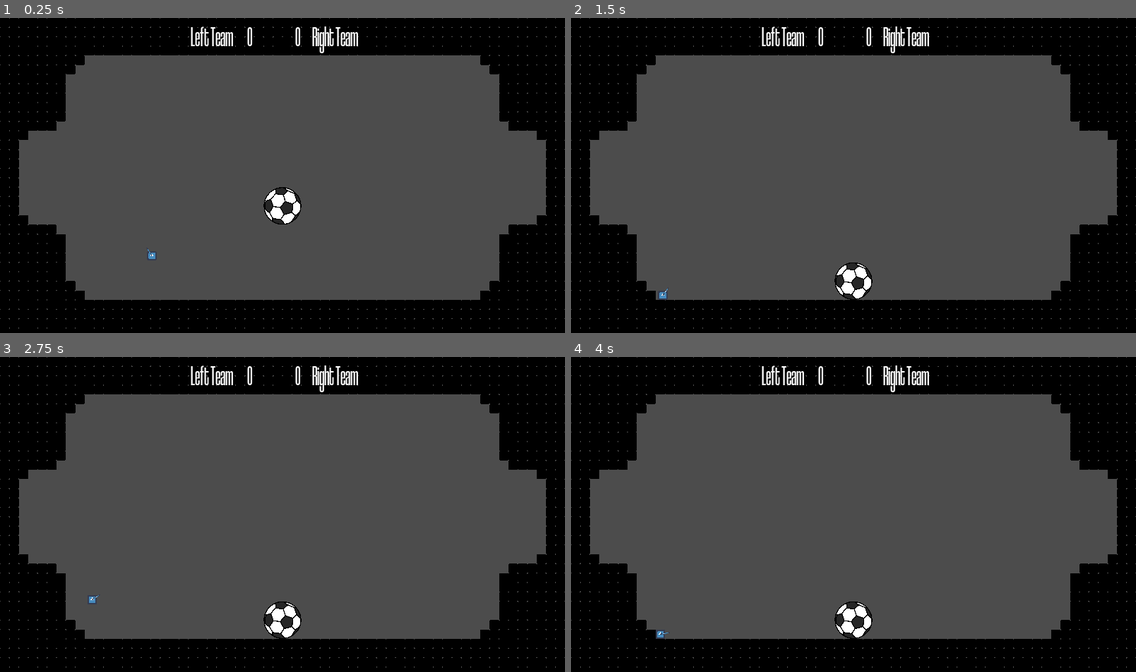
Above: before the commit, frames 1-4 (two rows, left to right).
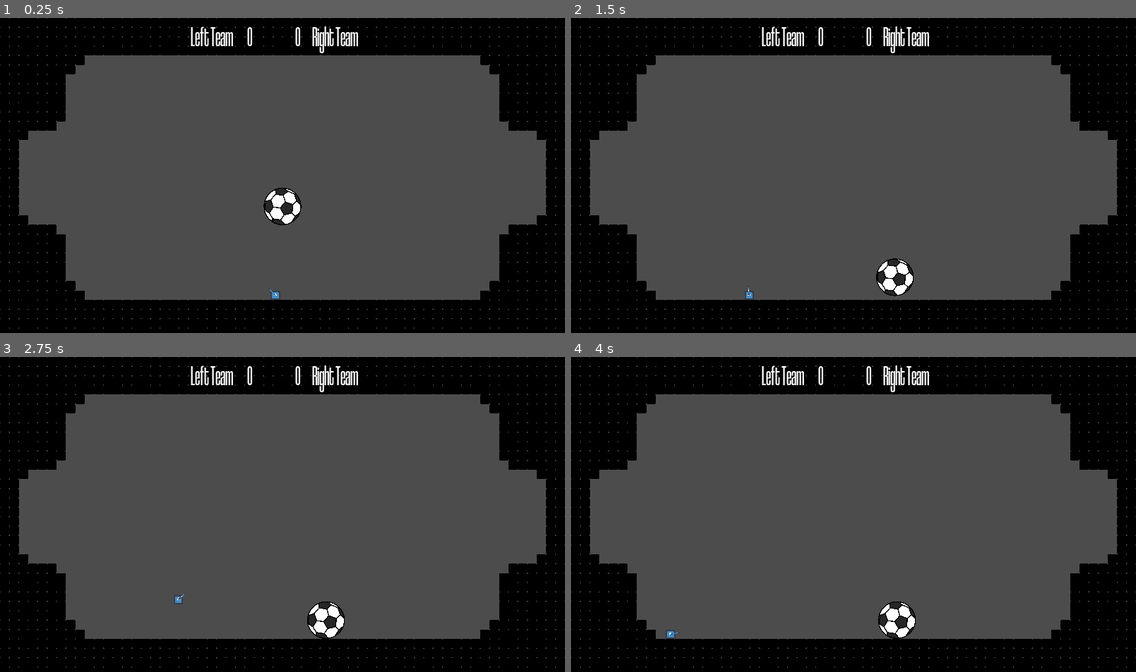
Above: after the commit, the same moments.

Repository: fijaniques/Shootball2D
Game: Godot game, scene res://Scenes/BaseMap/BaseMap.tscn
The game is run twice, just before and just after one commit, with the same random seed, the same clock (stepped at 60 frames per second) and the same inputs. The engine's default icon, where the game draws it, is replaced by a stand-in: a white triangle on a blue panel in a dark square.
Inputs (mouse positions are in pixels of both pictures, inside the frame that each line leads up to):
- Up to frame 1 (0.25 s): no input
- Up to frame 2 (1.5 s): tap Enter (ui_accept) at 0.5, 0.77 s; move the mouse to (977, 159) at 0.52 s; hold A (a) 0.53-1.28 s; tap D (d) at 0.8, 1.35 s; move the mouse to (740, 191) at 1.27 s
- Up to frame 3 (2.75 s): tap Enter (ui_accept) at 1.52 s; tap S (s) at 1.55 s; move the mouse to (339, 445) at 2.02 s; hold S (s) from 2.03 s (still down); tap W (w) at 2.3 s
- Up to frame 4 (4 s): move the mouse to (825, 577) at 2.77 s; release S (s) at 2.78 s; tap W (w) at 2.85 s; tap Enter (ui_accept) at 3.02, 3.77 s; tap A (a) at 3.05 s; move the mouse to (1023, 561) at 3.52 s; hold A (a) from 3.53 s (still down); tap D (d) at 3.8 s

The runs differ from the first frame. In frame 1, 0.1% of the frame differs, in the area x 26-54%, y 53-90%; in frame 2, 1.3%, in the area x 15-61%, y 76-90%; in frame 3, 1.3%; in frame 4, 1.3%.

Commit message:
fixed collision and ball impulse, unless it's stopped on the floor

Diff:
--- a/Entites/BaseChar/BaseChar.gd
+++ b/Entites/BaseChar/BaseChar.gd
@@ -24,6 +24,7 @@
 export (float) var jumpForce = -1000
 export (float) var dashForce = 1.5
 export (float) var inertia = 100
+var pushForce = Vector2.ZERO
 var dashing :bool = false
 var canDash :bool = true
 var canMove :bool = true
@@ -41,7 +42,6 @@
 
 func _process(delta):
 	_aim()
-#	_push_ball()
 
 func _physics_process(delta):
 	_movement(delta)
@@ -66,8 +66,10 @@
 	if(canMove):
 		if(hDir != 0):
 			velocity.x = lerp(velocity.x, hDir * speed * delta, acceleration)
+			pushForce.x = lerp(hDir, 0.25, acceleration)
 		else:
 			velocity.x = lerp(velocity.x, 0, friction)
+			pushForce.x = lerp(0.25, hDir, friction)
 
 	velocity.y += GRAVITY * delta
 	velocity = move_and_slide(velocity, UP, false, 4, PI/4, false)
@@ -80,6 +82,9 @@
 func _jump():
 	if(Input.is_action_just_pressed("w") and is_on_floor() and !dashing):
 		velocity.y = jumpForce
+		pushForce.y = 0.25
+	else:
+		pushForce.y = lerp(0.25, 1, friction)
 
 func _aim():
 	gun.look_at(get_global_mouse_position())
@@ -151,7 +156,3 @@
 #SIGNALS
 func _signal_connection():
 	get_tree().current_scene.connect("the_ball", self, "_the_ball")
-
-
-func _on_BallDetect_body_entered(body):
-	body.velocity = (body.global_position - global_position) / 2
--- a/Entites/BaseChar/BaseChar.tscn
+++ b/Entites/BaseChar/BaseChar.tscn
@@ -9,7 +9,7 @@
 [sub_resource type="RectangleShape2D" id=2]
 extents = Vector2( 32, 32 )
 
-[node name="BaseChar" type="KinematicBody2D"]
+[node name="BaseChar" type="KinematicBody2D" groups=["char"]]
 collision_layer = 0
 collision_mask = 65
 script = ExtResource( 2 )
@@ -58,8 +58,8 @@
 collision_mask = 64
 
 [node name="BallDetect" type="Area2D" parent="."]
-collision_layer = 0
-collision_mask = 64
+collision_layer = 2
+collision_mask = 0
 
 [node name="Collision" type="CollisionShape2D" parent="BallDetect"]
 shape = SubResource( 2 )
@@ -67,4 +67,3 @@
 [connection signal="timeout" from="Timers/Dash" to="." method="_on_Dash_timeout"]
 [connection signal="timeout" from="Timers/Dodge" to="." method="_on_Dodge_timeout"]
 [connection signal="timeout" from="Timers/DodgeCD" to="." method="_on_DodgeCD_timeout"]
-[connection signal="body_entered" from="BallDetect" to="." method="_on_BallDetect_body_entered"]
--- a/Scenes/BaseMap/BaseMap.tscn
+++ b/Scenes/BaseMap/BaseMap.tscn
@@ -100,4 +100,4 @@
 position = Vector2( 3680, 1088 )
 
 [node name="BaseChar" parent="." instance=ExtResource( 1 )]
-position = Vector2( 1032, 1552 )
+position = Vector2( 1872, 1840 )
--- a/Tests/Ball/TestBall.gd
+++ b/Tests/Ball/TestBall.gd
@@ -2,7 +2,8 @@
 
 var gravity :float = 100
 var speed :float = 0
-var slowFactor = 0.01
+var slowFactor :float = 0.01
+var bounce :float = 0.6
 
 var velocity = Vector2.ZERO
 
@@ -11,14 +12,22 @@
 
 func _physics_process(delta):
 	_movement(delta)
+	_bounce(delta)
+
 
 func _movement(delta):
 	velocity.y += gravity * delta
-	if(velocity.x > 0):
+	if(velocity.x > 0 or velocity.x < 0):
 		velocity.x = lerp(velocity.x, 0, slowFactor)
 	else:
 		velocity.x = 0
 
 	move_and_collide(velocity)
 
-	print(velocity.x)
+func _bounce(delta):
+	var collision = move_and_collide(velocity * delta)
+	if(collision):
+		if(!collision.collider.is_in_group("char") or collision.collider.velocity == Vector2.ZERO):
+			velocity = velocity.bounce(collision.normal) * bounce
+		else:
+			velocity = (global_position - collision.collider.global_position) / 3
--- a/Tests/Ball/TestBall.tscn
+++ b/Tests/Ball/TestBall.tscn
@@ -1,9 +1,12 @@
-[gd_scene load_steps=4 format=2]
+[gd_scene load_steps=5 format=2]
 
 [ext_resource path="res://Sprites/spr_ball.png" type="Texture" id=1]
 [ext_resource path="res://Tests/Ball/TestBall.gd" type="Script" id=2]
 
 [sub_resource type="CircleShape2D" id=1]
+radius = 128.0
+
+[sub_resource type="CircleShape2D" id=2]
 radius = 128.0
 
 [node name="TestBall" type="KinematicBody2D"]
@@ -17,3 +20,10 @@
 
 [node name="Collision" type="CollisionShape2D" parent="."]
 shape = SubResource( 1 )
+
+[node name="PlayerDetect" type="Area2D" parent="."]
+collision_layer = 0
+collision_mask = 6
+
+[node name="Collision" type="CollisionShape2D" parent="PlayerDetect"]
+shape = SubResource( 2 )
